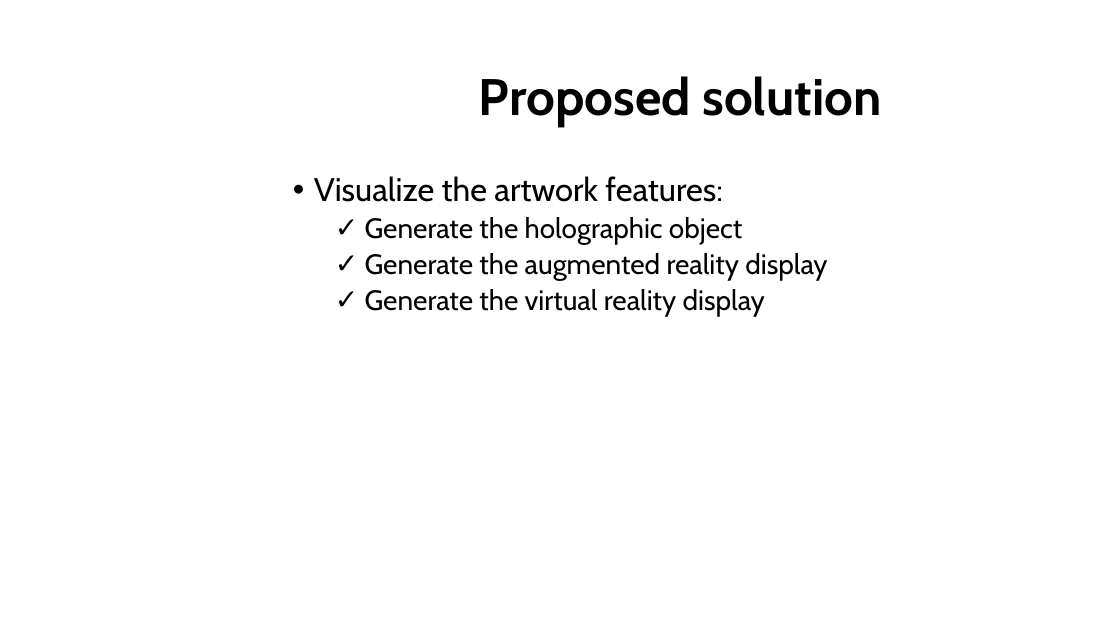
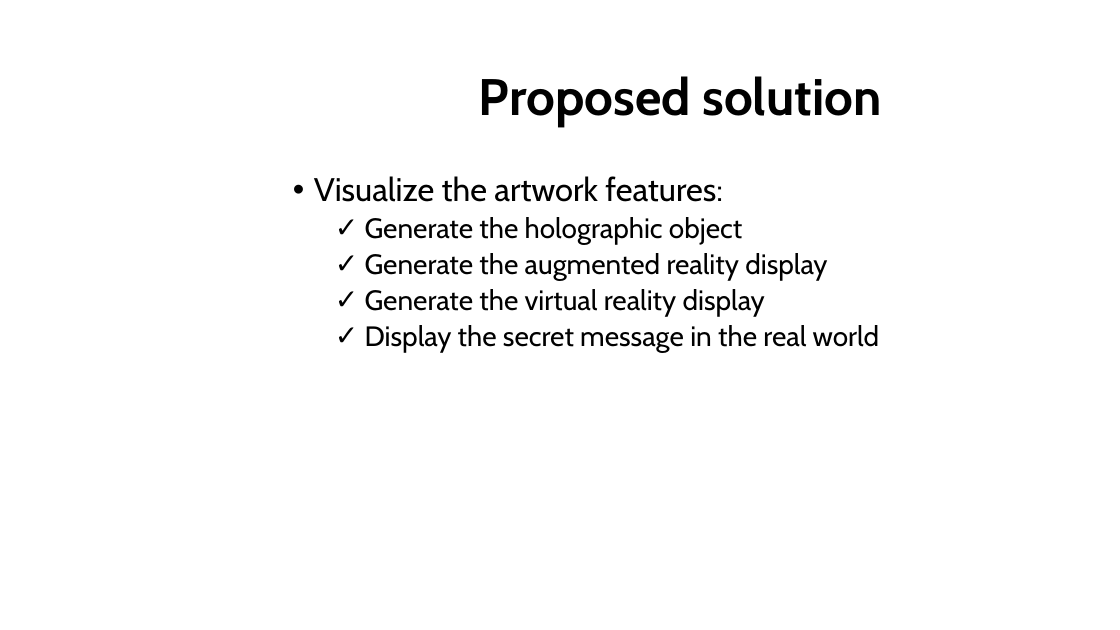
Before and after one commit to dungdovu/DGA1031, a slide deck: slide 20 of DGA1031/What is it.pptx. Drawn at 1120x630 pixels with LibreOffice and Linux fonts; fonts in the diff are those of the drawing; background and template pictures are left out. Boxes give left, top, right and bottom in pixels: in the first picture for what was removed or moved away, otherwise in the second. Text is boxed around its words. In the diff, an @@ line names an element or a change of style, - is before the commit and + after.

```diff
--- a/DGA1031/What is it.pptx
+++ b/DGA1031/What is it.pptx
@@ text at (365, 325, 880, 353): paragraph added @@
+  ✓ Display the secret message in the real world
```
Also in this commit, not shown: 5 other slides changed, 1 slide added.
